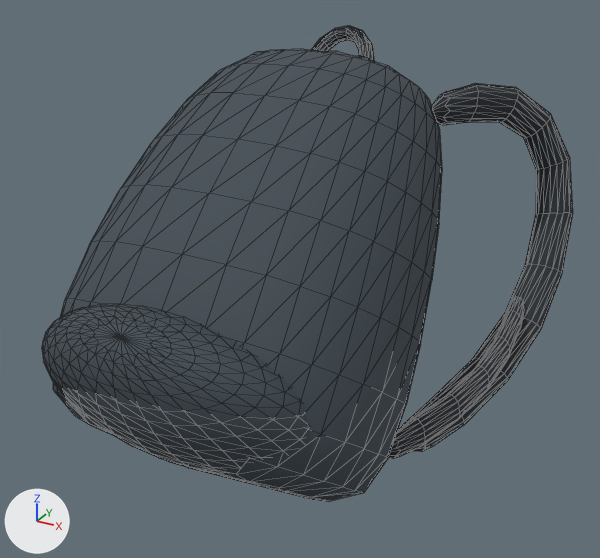
Two versions of the glTF model assets/models/rider_backpack.glb, one commit apart.
One viewpoint serves both versions: a 50 mm lens placed at (0.297, -0.384, 0.552), pointed at (0.016, 0.127, 0.297). Every picture has the same lights, and +X, +Y and +Z are marked at lower left. The older version comes first. Mesh edges are drawn as thin lines.

The older version as bpy lines, for what is in view:
```python
me_rider_backpack = bpy.data.meshes.new('rider_backpack')
me_rider_backpack.from_pydata(...)  # 1734 vertices, 3416 faces; spans x -0.179..0.179, y -0.069..0.328, z 0.188..0.471
# faces by material slot: [1856, 1560]
me_rider_backpack.materials.append(mat_backpack)  # greyish blue #424c54
me_rider_backpack.materials.append(mat_backpack_strap)  # dark grey #282e34
ob_rider_backpack = bpy.data.objects.new('rider_backpack', me_rider_backpack)
ob_rider_backpack.location = (0.0, 0.0, 0.0)
```
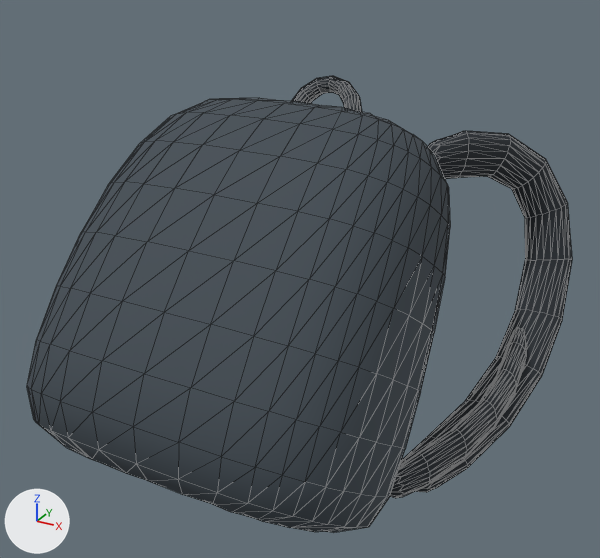
The change, as JSON lines over the scene's bpy script:
```json
{"block": "me_rider_backpack", "where": "# used by ob_rider_backpack; location = (0.0, 0.0, 0.0)"}
{"op": "remove", "block": "me_rider_backpack", "code": "me_rider_backpack.from_pydata(...)  # 1734 vertices, 3416 faces; spans x -0.179..0.179, y -0.069..0.328, z 0.188..0.471"}
{"op": "add", "block": "me_rider_backpack", "code": "me_rider_backpack.from_pydata(...)  # 1460 vertices, 2864 faces; spans x -0.191..0.191, y -0.056..0.291, z 0.168..0.436"}
{"block": "me_rider_backpack", "change": "me_rider_backpack part 1: the loose piece of 398 vertices spanning x -0.132..0.132, y -0.048..0.234, z 0.188..0.46 is rebuilt with 442 vertices and now spans x -0.136..0.136, y -0.056..0.208, z 0.168..0.428"}
{"block": "me_rider_backpack", "change": "me_rider_backpack part 2: the loose piece of 178 vertices spanning x 0.081..0.179, y 0.075..0.328, z 0.2..0.434 is rebuilt with 222 vertices and now spans x 0.084..0.191, y 0.061..0.291, z 0.179..0.404"}
{"block": "me_rider_backpack", "change": "me_rider_backpack part 3: the loose piece of 114 vertices spanning x 0.12..0.167, y 0.048..0.261, z 0.213..0.265 is rebuilt with 142 vertices and now spans x 0.126..0.178, y 0.038..0.242, z 0.189..0.247"}
{"block": "me_rider_backpack", "change": "me_rider_backpack part 4: a new loose piece of 144 vertices spanning x -0.037..0.037, y 0.179..0.216, z 0.39..0.436, in mat_backpack_strap (dark grey #262c32)"}
{"block": "me_rider_backpack", "change": "me_rider_backpack part 5: 534 vertices removed from x -0.103..0.103, y -0.069..0.053, z 0.197..0.333"}
{"block": "me_rider_backpack", "change": "me_rider_backpack part 6: 108 vertices removed from x -0.034..0.034, y 0.205..0.243, z 0.426..0.471"}
{"block": "me_rider_backpack", "change": "other edits to the shape of me_rider_backpack do not show in these pictures"}
```

Where the change shows, as pixel boxes (x1, y1, x2, y2) in the pictures (600 x 558 px):
```json
{"object": "rider_backpack", "change": "reshaped", "before": [42, 25, 573, 502], "after": [27, 76, 572, 533]}
{"part": 1, "of": "me_rider_backpack", "change": "rebuilt", "before": [53, 49, 442, 502], "after": [27, 98, 450, 533], "on screen": "9% wider"}
{"part": 2, "of": "me_rider_backpack", "change": "rebuilt", "before": [403, 83, 573, 452], "after": [400, 131, 572, 492]}
{"part": 3, "of": "me_rider_backpack", "change": "rebuilt", "before": [389, 296, 524, 458], "after": [390, 328, 527, 498]}
{"part": 4, "of": "me_rider_backpack", "change": "added", "after": [292, 76, 362, 112]}
{"part": 5, "of": "me_rider_backpack", "change": "deleted", "before": [42, 304, 309, 475]}
{"part": 6, "of": "me_rider_backpack", "change": "deleted", "before": [311, 25, 374, 61]}
```
